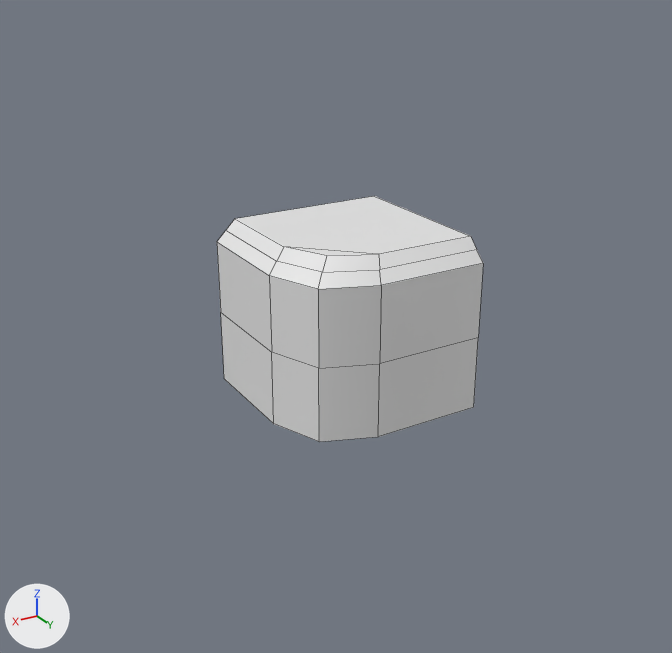
A saved change to the OBJ model assets/tiles/cliff_1110-1111.obj.
Both versions are drawn from a 50 mm camera at (2.13, 3.76, 1.55) aimed at (-0.03, 0.15, -0.25). Every picture has the same lights, and +X, +Y and +Z are marked at lower left. Mesh edges are drawn as thin lines. Where no turn or scale is listed for an object, it has been applied to the vertices. Vertices at the same position are counted once.

The first picture shows 'cliff_1110-1111_Cube.036'.
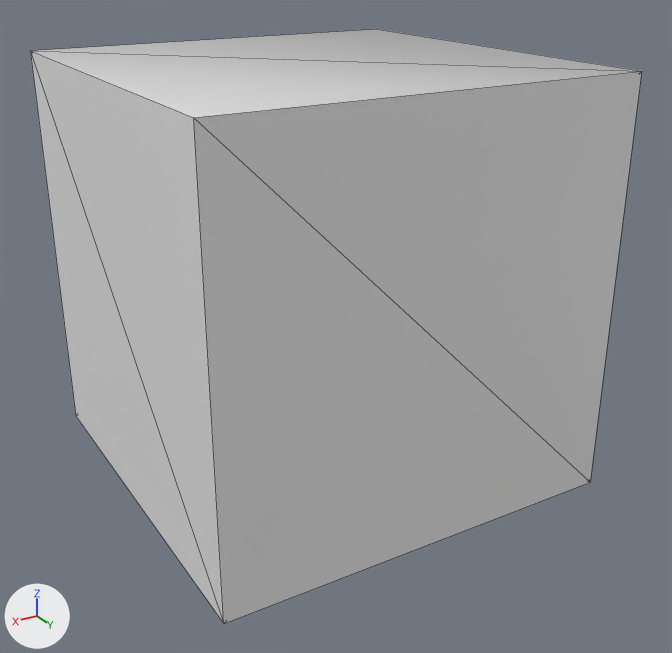
Boxes (x1, y1, x2, y2) around the edits, measured in the pictures (672 x 653 px):
'cliff_1110-1111_Cube.036', reshaped (130% wider, 141% taller): before (217, 196, 483, 442); after (30, 29, 642, 623)

The change in detail:
me_cliff_1110_1111_cube_036 is used by ob_cliff_1110_1111_cube_036; location (0.0, 0.0, 0.0).
me_cliff_1110_1111_cube_036 had 26 vertices, 18 faces and spanned x -1.0..0.08, y -1.0..0.08, z -1.0..0.0.
me_cliff_1110_1111_cube_036 now has 33 vertices, 62 faces and spans x -1.0..1.0, y -1.0..1.0, z -1.0..1.0.
Part 1, on me_cliff_1110_1111_cube_036:
17 faces are deleted.
7 vertices are added at x -1.0..1.0, y -1.0..1.0, z -1.0..1.0.
61 new faces join them.
